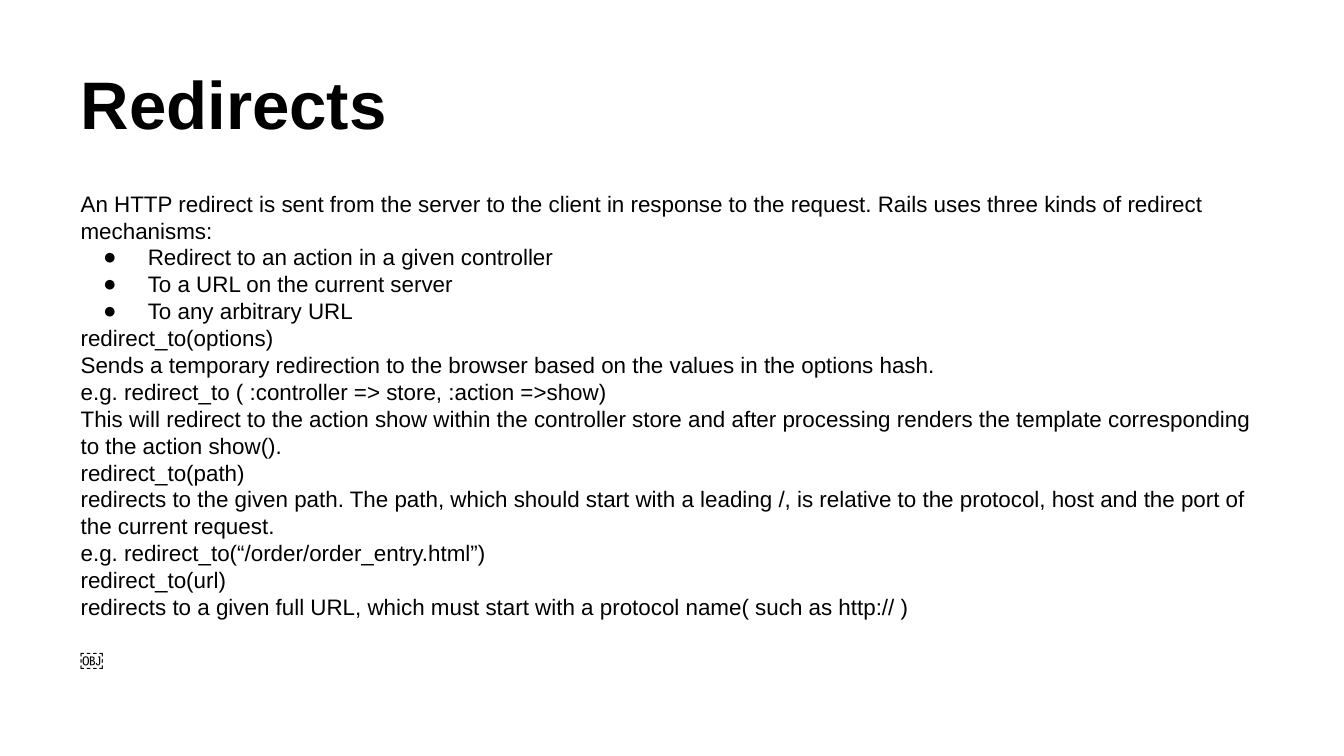
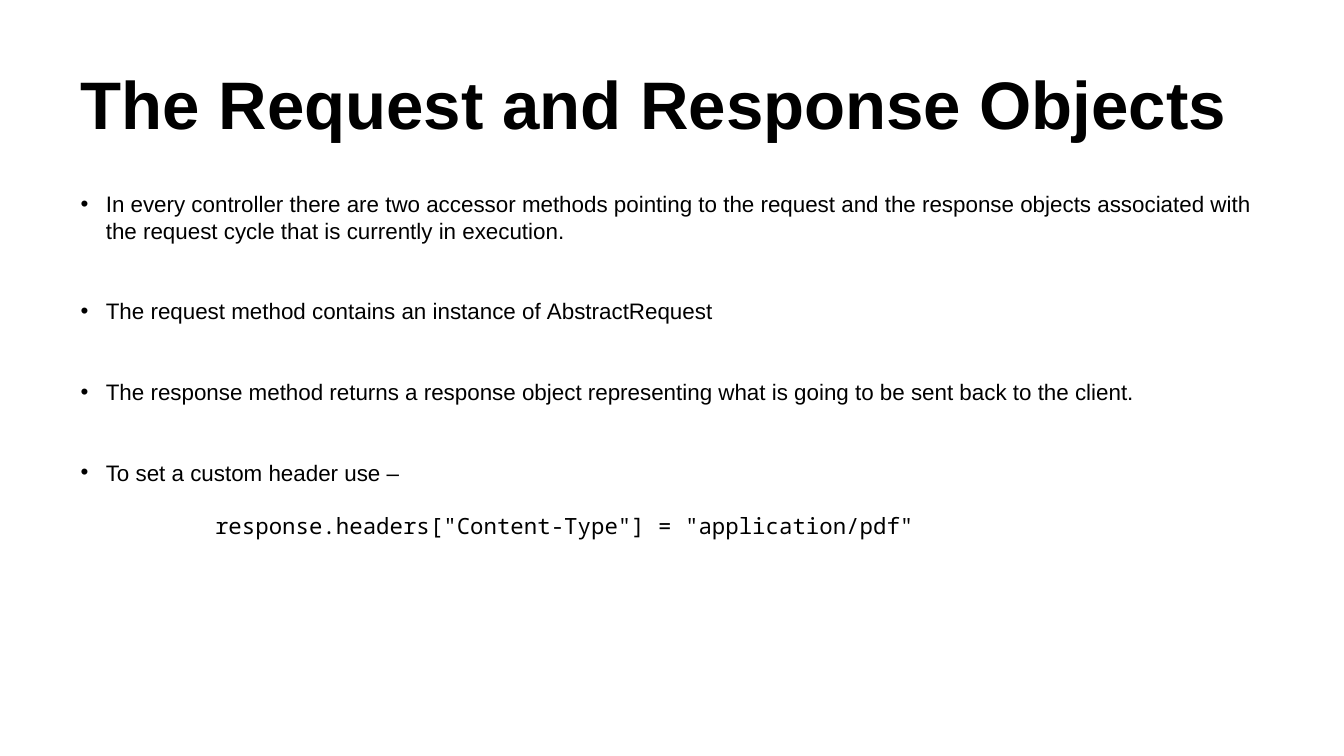
Before and after one commit to rubypool/rails-training-material, a slide deck: slide 14 of Ruby_On_Rails_Deck-Controller.pptx (slide 9 before the commit). Drawn at 1344x756 pixels with LibreOffice and Linux fonts; fonts in the diff are those of the drawing. Boxes give left, top, right and bottom in pixels: in the first picture for what was removed or moved away, otherwise in the second. Text is boxed around its words. In the diff, an @@ line names an element or a change of style, - is before the commit and + after.

Commit message:
Renamed the controller deck

```diff
--- a/Ruby_On_Rails_Deck-Controller.pptx
+++ b/Ruby_On_Rails_Deck-Controller.pptx
@@ title at (81,80,1226,142): text changed @@
-Redirects
+The Request and Response Objects
@@ text at (106,195,1250,540): text changed @@
-An HTTP redirect is sent from the server to the client in response to the request. Rails uses three kinds of redirect mechanisms:
-● Redirect to an action in a given controller
-● To a URL on the current server
-● To any arbitrary URL
-redirect_to(options)
-Sends a temporary redirection to the browser based on the values in the options hash.
-e.g. redirect_to ( :controller => store, :action =>show)
-This will redirect to the action show within the controller store and after processing renders the template corresponding to the action show().
-redirect_to(path)
-redirects to the given path. The path, which should start with a leading /, is relative to the protocol, host and the port of the current request.
-e.g. redirect_to(“/order/order_entry.html”)
-redirect_to(url)
-redirects to a given full URL, which must start with a protocol name( such as http:// )
-￼
+• In every controller there are two accessor methods pointing to the request and the response objects associated with the request cycle that is currently in execution.
+• The request method contains an instance of AbstractRequest
+• The response method returns a response object representing what is going to be sent back to the client.
+• To set a custom header use –
+response.headers["Content-Type"] = "application/pdf"
```
Also in this commit, not shown: 3 other slides changed, 20 slides added, 10 slides removed, 1 other file.
